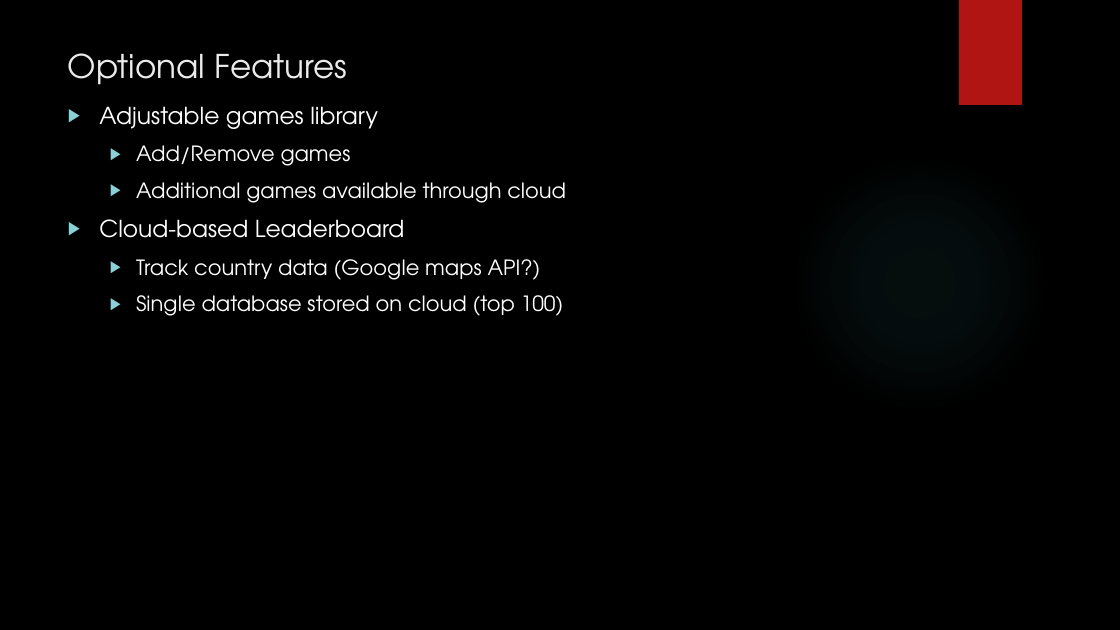
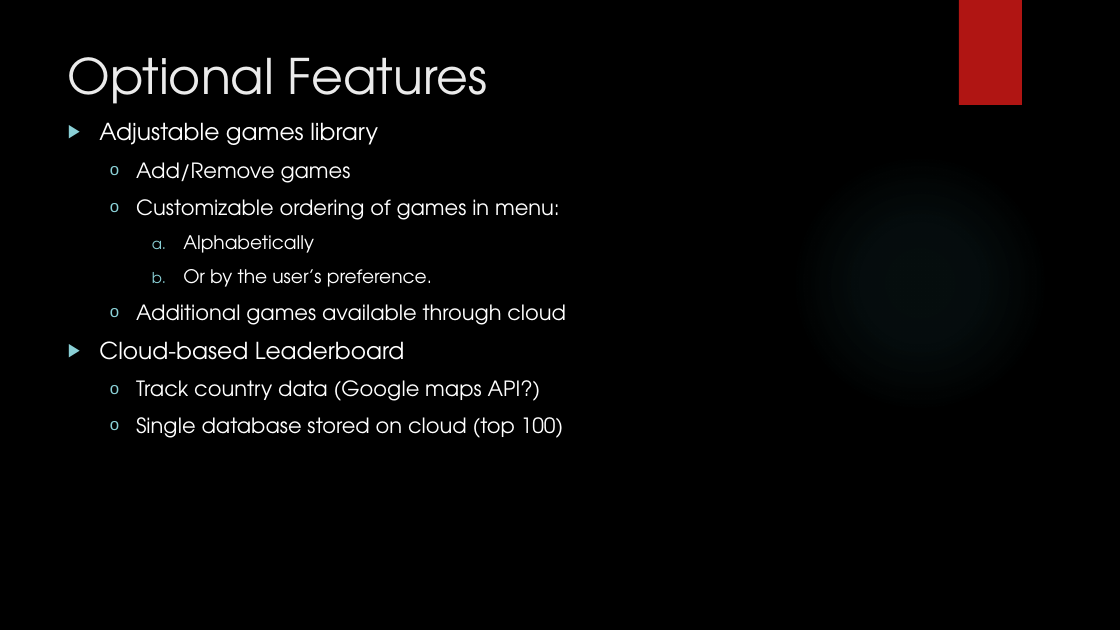
Before and after one commit to IgnitionOrk/SCaR_Arcade, a slide deck: slide 14 of SCaRArcade.pptx. Drawn at 1120x630 pixels with LibreOffice and Linux fonts; fonts in the diff are those of the drawing; background and template pictures are left out. Boxes give left, top, right and bottom in pixels: in the first picture for what was removed or moved away, otherwise in the second. Text is boxed around its words. In the diff, an @@ line names an element or a change of style, - is before the commit and + after.

```diff
--- a/SCaRArcade.pptx
+++ b/SCaRArcade.pptx
@@ title "Optional Features" at [68, 57, 488, 104]: size 28 to 42 pt @@
@@ text "Adjustable games library": place and size @@
-text "Adjustable games library" at [99, 106, 566, 316]
+text "Adjustable games library" at [99, 122, 566, 438]
@@ text at [136, 162, 566, 438]: bullet ▶ to o @@
@@ text at [136, 199, 560, 287]: paragraphs added @@
+  o Customizable ordering of games in menu:
+    a. Alphabetically
+    b. Or by the user’s preference.
```
Also in this commit, not shown: 5 other slides changed.
